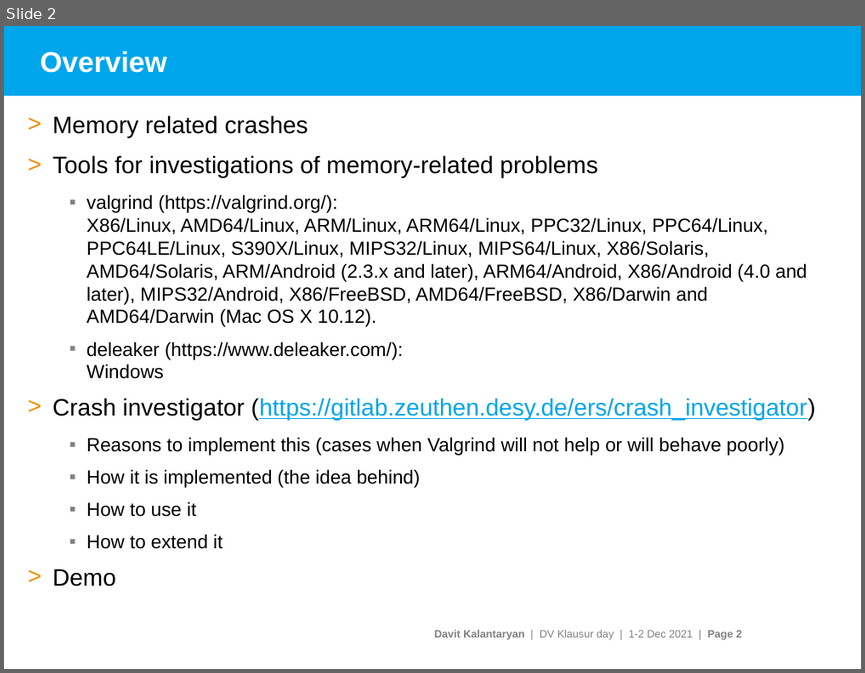
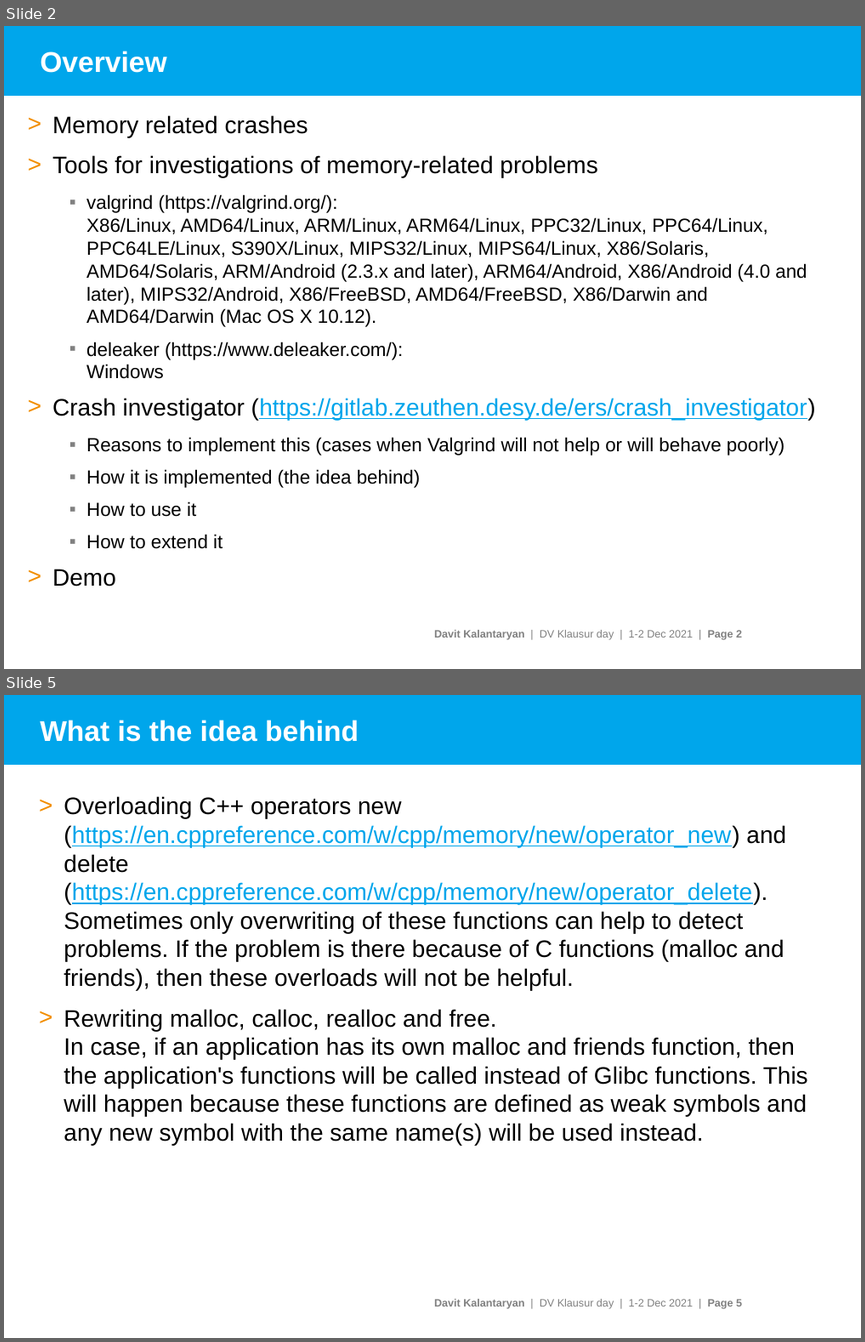
Before and after one commit to davitkalantaryan/old-crash_investigator, a slide deck: docs/crash_investigations.pptx. Shown one above the other, each under a label of ours: slide 2 before the commit, slides 2 and 5 after it; the slides between them are not shown. The pictures are 865x673 and 865x1342 pixels, drawn with LibreOffice and Linux fonts; fonts in the diff are those of the drawing; background and template pictures are left out. Boxes give left, top, right and bottom in pixels: in the first picture for what was removed or moved away, otherwise in the second. Text is boxed around its words. In the diff, an @@ line names an element or a change of style, - is before the commit and + after.

```diff
--- a/docs/crash_investigations.pptx
+++ b/docs/crash_investigations.pptx
@@ slide 5 added at [4, 695, 861, 1338], background #FFFFFF; not listed: 2 template elements that a slide beside it also shows @@
@@ title added at [40, 720, 358, 742], 24 pt, text #FFFFFF, bold @@
+What is the idea behind
@@ text added at [64, 796, 808, 1145], 20 pt, text #000000 @@
+> Overloading C++ operators new (https://en.cppreference.com/w/cpp/memory/new/operator_new) and delete (https://en.cppreference.com/w/cpp/memory/new/operator_delete).
+  Sometimes only overwriting of these functions can help to detect problems. If the problem is there because of C functions (malloc and friends), then these overloads will not be helpful.
+> Rewriting malloc, calloc, realloc and free.
+  In case, if an application has its own malloc and friends function, then the application's functions will be called instead of Glibc functions. This will happen because these functions are defined as weak symbols and any new symbol with the same name(s) will be used instead.
```
Also in this commit, not shown: 2 slides changed, 1 slide removed.
